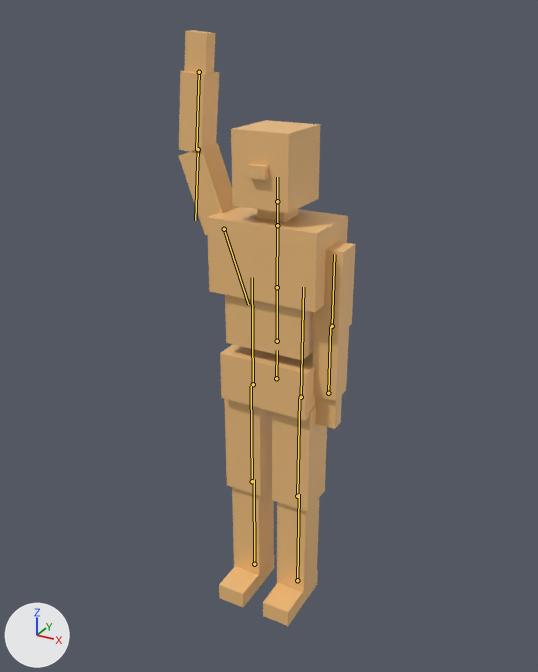
What one commit did to the glTF model Samples/MovementDemo/Assets/Models/Mannequin.gltf.
Camera for both pictures: a camera (50 mm lens) standing at (1.14, -2.13, 2.18) and looking at (-0.02, -0.02, 1.12). Arrows for +X, +Y and +Z are at lower left; the lights stay in place. The older version comes first. Both versions are drawn at frame 0 of the action 'Wave'; the numbers are the values there. The bones that change, and the others that lie on the model, are drawn over the model as lines.
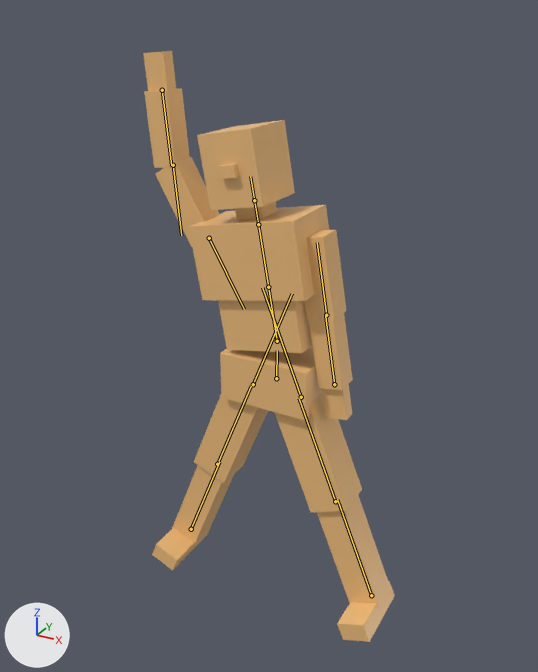
Commit message: Samples: make the movement demo's wave exercise its mask

What differs and where, as boxes (x1, y1, x2, y2) in the pictures (538 x 672 px):
'Mesh', posed (42% wider): before (179, 30, 356, 626); after (143, 51, 395, 642)
bone 'Spine', root to tip: before (277, 341) to (277, 287); after (277, 341) to (268, 287)
bone 'LeftUpperLeg', root to tip: before (301, 397) to (303, 287); after (301, 397) to (262, 287)
bone 'RightUpperLeg', root to tip: before (253, 384) to (252, 277); after (253, 384) to (292, 293)

Edits to the bpy script that builds the scene:
```text
Change bone_spine:
    where bone_spine = bpy.data.objects['Armature'].pose.bones['Spine']  # child of 'Hips'
    bone_spine.rotation_quaternion: (1.0, 0.0, 0.0, 0.0) -> (0.996, 0.0, 0.0, 0.087)  # degrees (0, 0, 0) -> degrees (0, 0, 10)
Change bone_leftupperleg:
    where bone_leftupperleg = bpy.data.objects['Armature'].pose.bones['LeftUpperLeg']  # child of 'Hips'
    bone_leftupperleg.rotation_quaternion: (1.0, 0.0, 0.0, 0.0) -> (0.982, 0.0, 0.0, 0.191)  # degrees (0, 0, 0) -> degrees (0, 0, 22)
Change bone_rightupperleg:
    where bone_rightupperleg = bpy.data.objects['Armature'].pose.bones['RightUpperLeg']  # child of 'Hips'
    bone_rightupperleg.rotation_quaternion: (1.0, 0.0, 0.0, 0.0) -> (0.982, 0.0, 0.0, -0.191)  # degrees (0, 0, 0) -> degrees (0, 0, -22)
```
